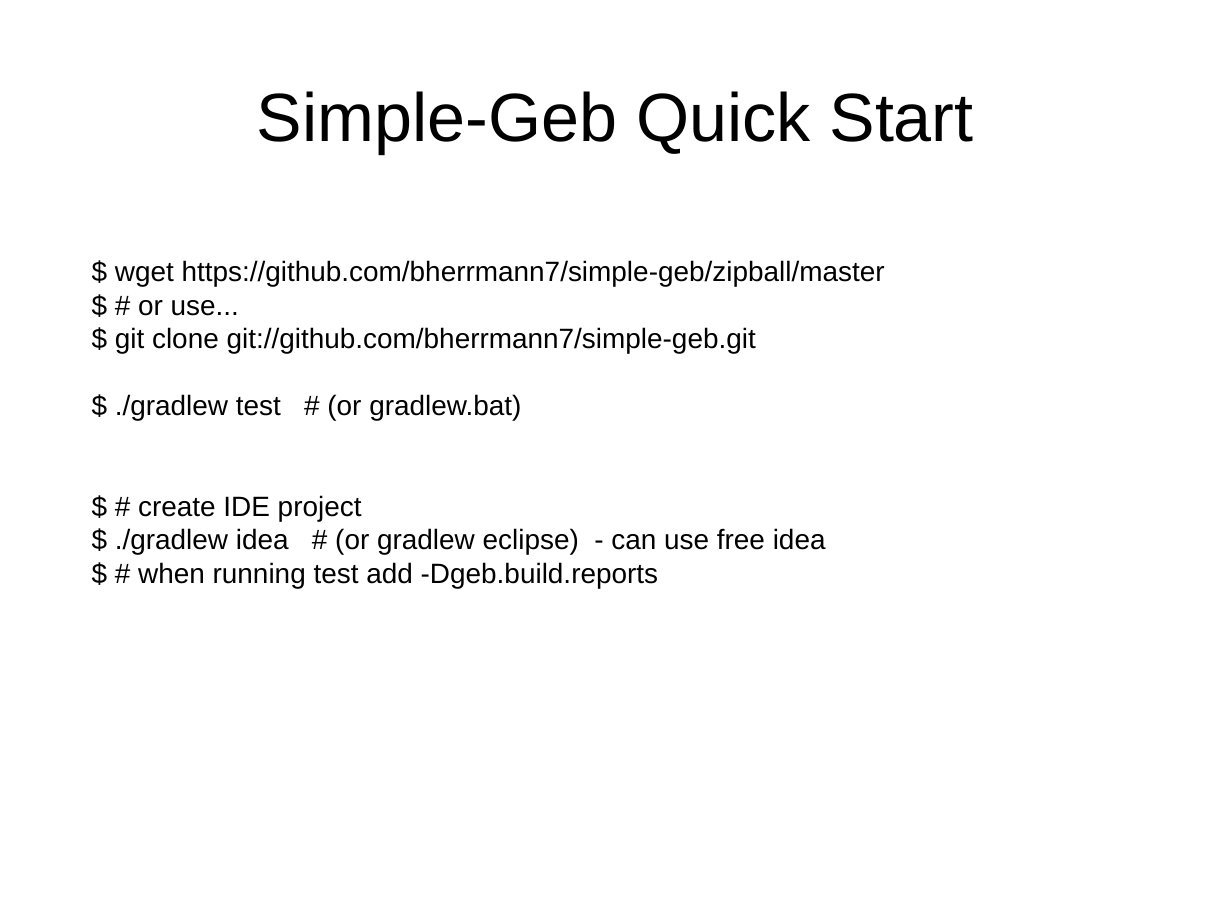
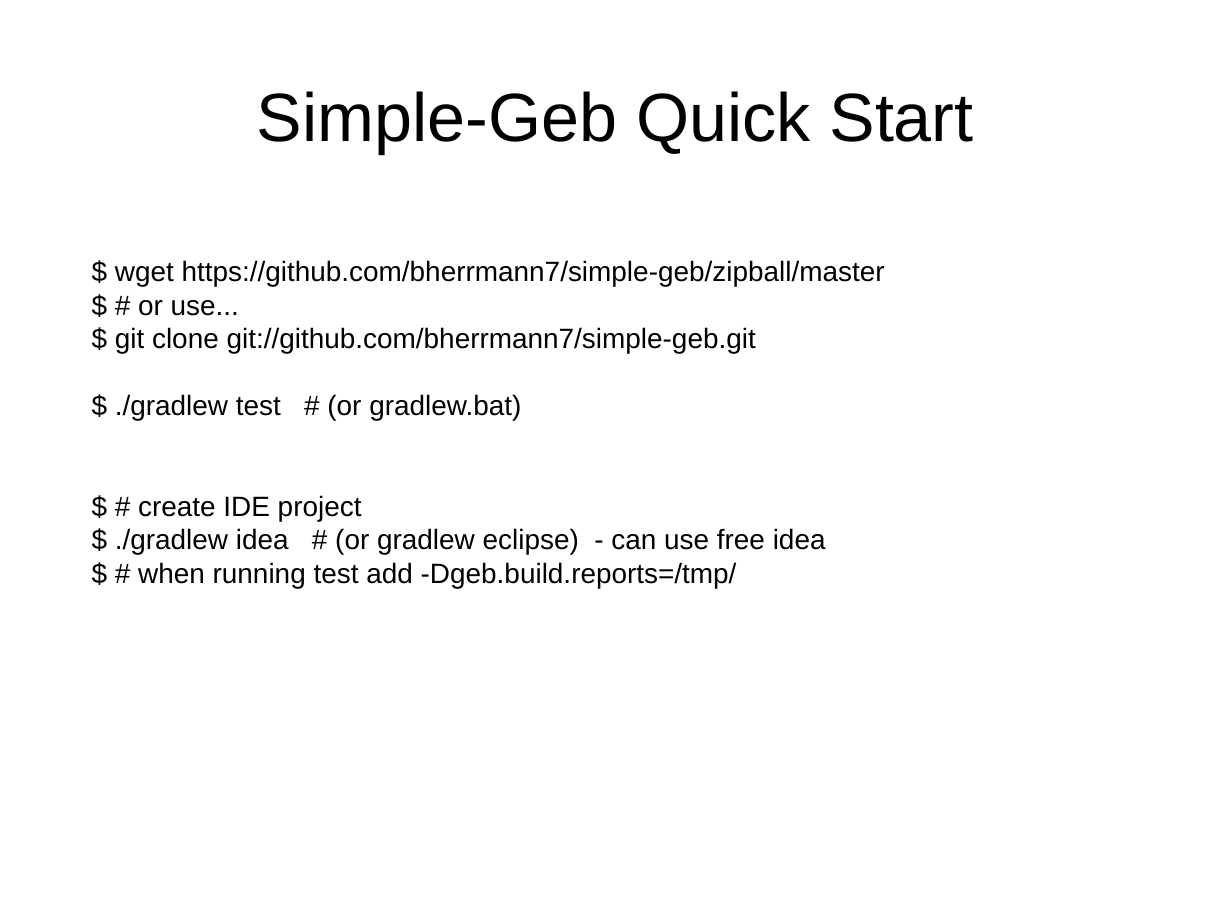
Before and after one commit to bherrmann7/simple-geb, a slide deck: slide 25 of talk/talk.odp. Drawn at 1232x924 pixels with LibreOffice and Linux fonts; fonts in the diff are those of the drawing. Boxes give left, top, right and bottom in pixels: in the first picture for what was removed or moved away, otherwise in the second. Text is boxed around its words. In the diff, an @@ line names an element or a change of style, - is before the commit and + after.

```diff
--- a/talk/talk.odp
+++ b/talk/talk.odp
@@ text at [138,562,737,588]: text changed @@
-$ # when running test add -Dgeb.build.reports
+$ # when running test add -Dgeb.build.reports=/tmp/
```
Also in this commit, not shown: 2 other slides changed, 1 other file.
